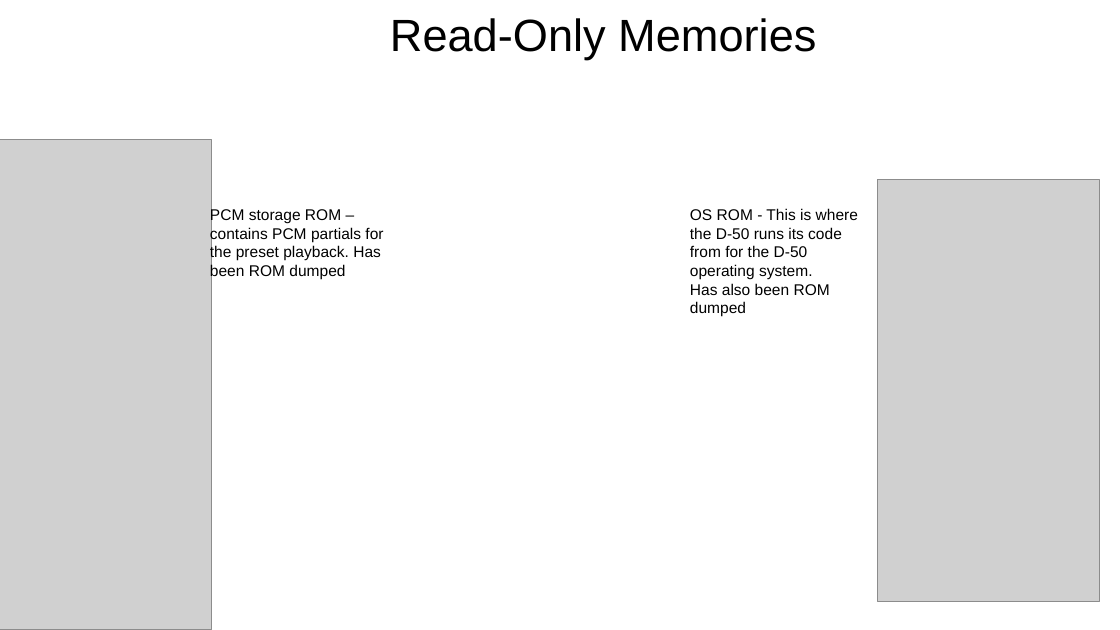
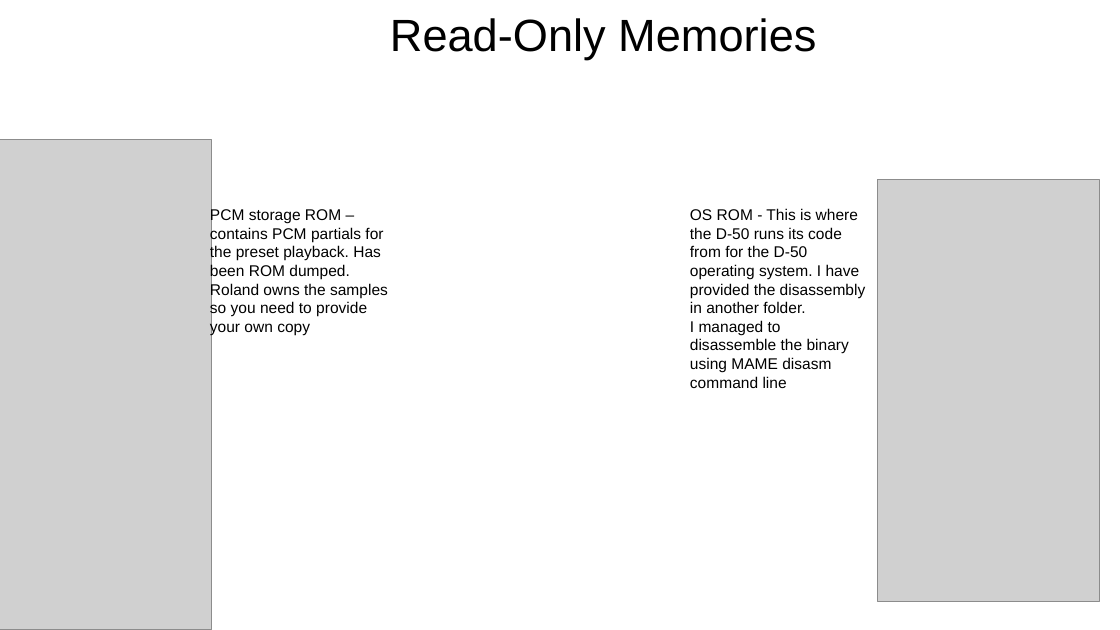
Before and after one commit to pxlsr/xD-49, a slide deck: slide 3 of Documentation/xD69.odp. Drawn at 1120x630 pixels with LibreOffice and Linux fonts; fonts in the diff are those of the drawing; grey boxes stand for pictures. Boxes give left, top, right and bottom in pixels: in the first picture for what was removed or moved away, otherwise in the second. Text is boxed around its words. In the diff, an @@ line names an element or a change of style, - is before the commit and + after.

```diff
--- a/Documentation/xD69.odp
+++ b/Documentation/xD69.odp
@@ text at [210, 207, 388, 335]: text changed @@
-PCM storage ROM – contains PCM partials for the preset playback. Has been ROM dumped
+PCM storage ROM – contains PCM partials for the preset playback. Has been ROM dumped. Roland owns the samples so you need to provide your own copy
@@ text at [690, 208, 866, 388]: text changed @@
-OS ROM - This is where the D-50 runs its code from for the D-50 operating system.
-Has also been ROM dumped
+OS ROM - This is where the D-50 runs its code from for the D-50 operating system. I have provided the disassembly in another folder.
+I managed to disassemble the binary using MAME disasm command line
```
Also in this commit, not shown: 2 other slides changed.
